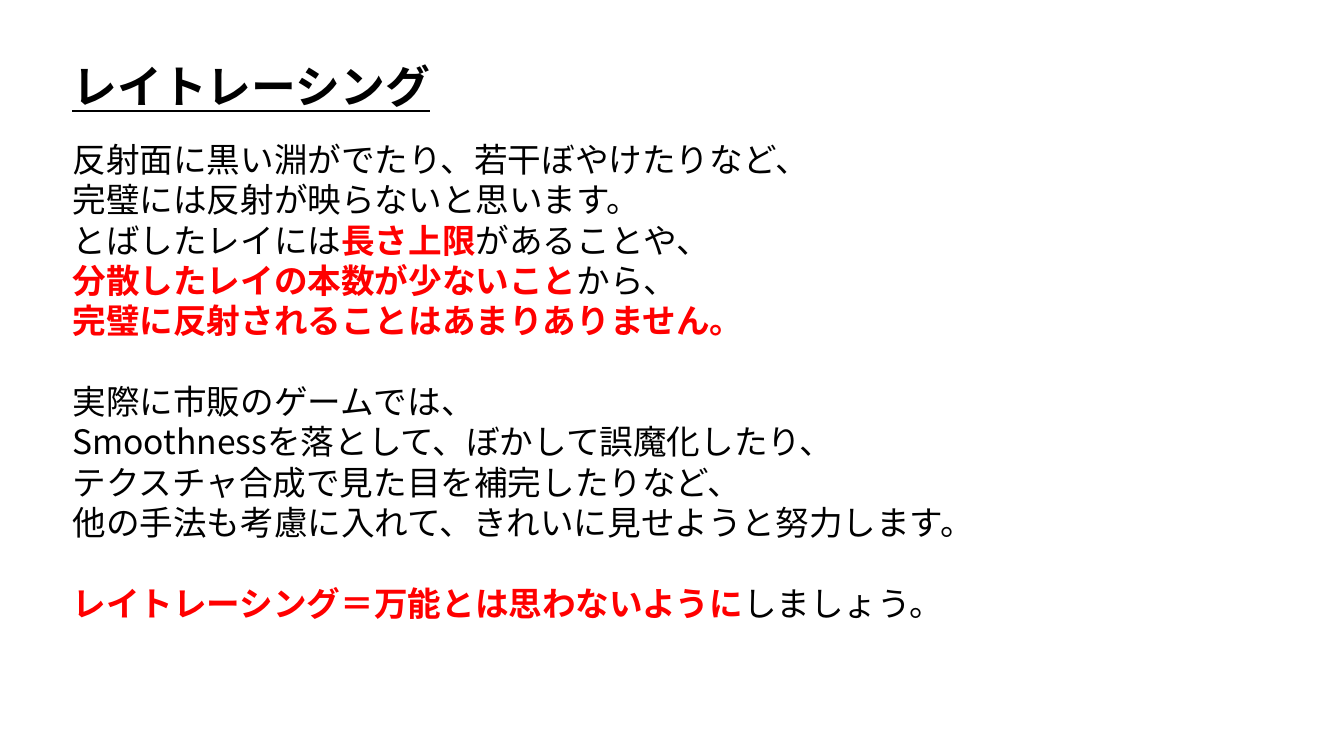
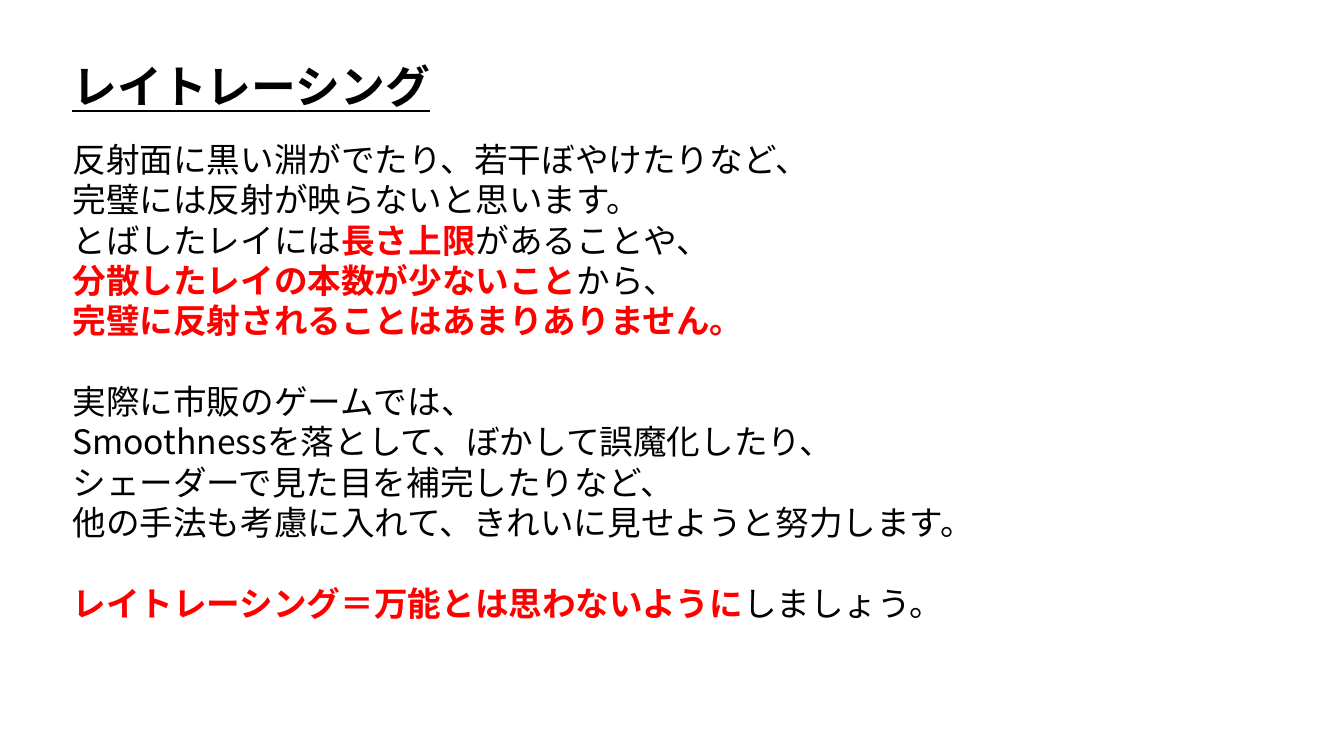
Before and after one commit to ArakiYusuke-Ohara/Textbook, a slide deck: slide 19 of ゲーム科2年/00_前期/ゲームエンジンⅢ/Unity_HDRP/02_レイトレーシング.pptx. Drawn at 1344x756 pixels with LibreOffice and Linux fonts; fonts in the diff are those of the drawing. Boxes give left, top, right and bottom in pixels: in the first picture for what was removed or moved away, otherwise in the second. Text is boxed around its words. In the diff, an @@ line names an element or a change of style, - is before the commit and + after.

```diff
--- a/ゲーム科2年/00_前期/ゲームエンジンⅢ/Unity_HDRP/02_レイトレーシング.pptx
+++ b/ゲーム科2年/00_前期/ゲームエンジンⅢ/Unity_HDRP/02_レイトレーシング.pptx
@@ text at bbox=[72, 466, 673, 498]: text changed @@
-テクスチャ合成で見た目を補完したりなど、
+シェーダーで見た目を補完したりなど、
```
Also in this commit, not shown: 3 other slides changed, 12 other files.
